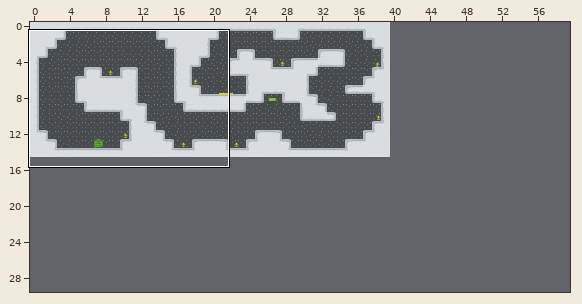
Tiled map -- assets/images/level0.tmx. The first picture is a wide view before the edit; the outline marks the close-up.
Close-up. The starting point:
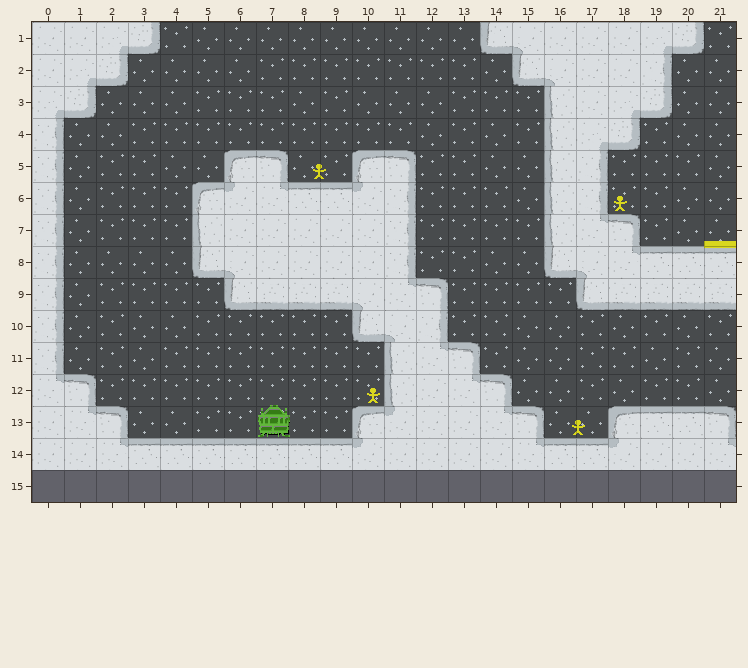
Cells are 32x32 px. Shown: x 0..21, y 1..15. The commit also changed other parts of the map, which this record leaves out. The old version is drawn lined up with the new one.
The result:
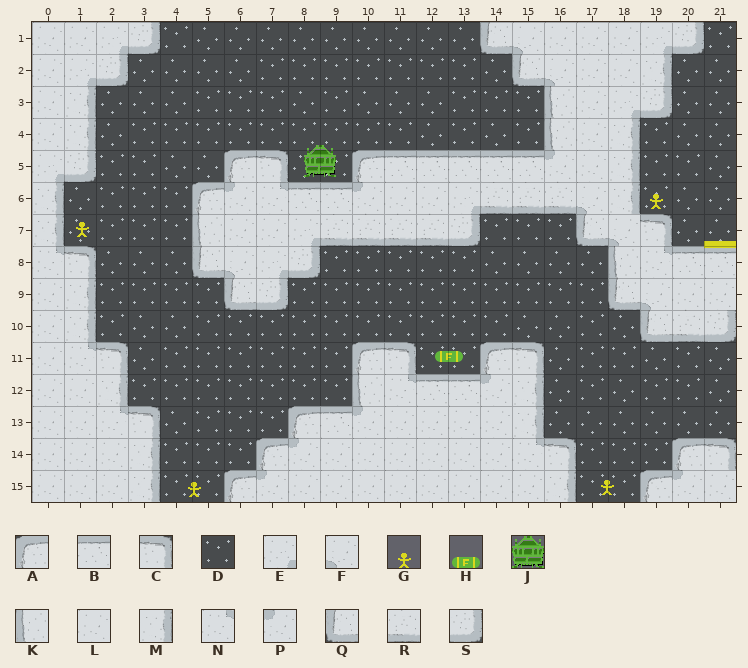
Key: from "level0": A 0, B 1, C 2, D 3, E 4, F 5, G 8, H 9, J 11, K 12, L 13, M 14, N 16, P 17, Q 24, R 25, S 26.
_ is an empty cell.
Objects are placed by their top-left corner, in cells (3,4 is the top-left corner of cell 3,4); size is 1x1 cell unless given.
Tiles replaced or removed in this view: A, B, C, E, F, K, L, M, N, P, Q, R, S.
Changes in this commit:
Changed rows in their new state; . is an unchanged cell.
map size 40x15 -> 60x30 cells
Layer "backgroundLayer":
first column x 4:
15 DD...........DD
Layer "collisionLayer":
first column x 0:
 3 LM....................
 4 LM...............LM...
 5 ES.........BBBBBPLM...
 6 ...........LLERRRFM...
 7 ........ERRRRS.._QFC..
 8 NC.....ES___....__KN..
 9 LM.....S_____...._QFLL
10 LM........___......QRS
11 LNC.......AC__AC......
12 LLM.......KNBBPM......
13 .LNC....ABPL..LM..____
14 ..LM___APLL.....C___AC
15 LLLM..APLLLLLLLLM..APL
Layer "objectLayer":
changed: J "ship" at 7.1,13 -> J "ship" at 8.5,4.8
changed: G "person" at 17.9,5.9 -> G "person" at 19,5.8
changed: G "person" at 8.5,4.9 -> G "person" at 1.1,6.7
added: H "fuel" at 12.5,10.6
changed: G "person" at 16.6,12.9 -> outside this view
changed: G "person" at 10.2,11.9 -> outside this view
added: G "person" at 17.5,14.8
added: G "person" at 4.6,14.8
Changed places in both close-ups, as pixel boxes (x1, y1, x2, y2):
changed: (32, 86, 736, 502)
